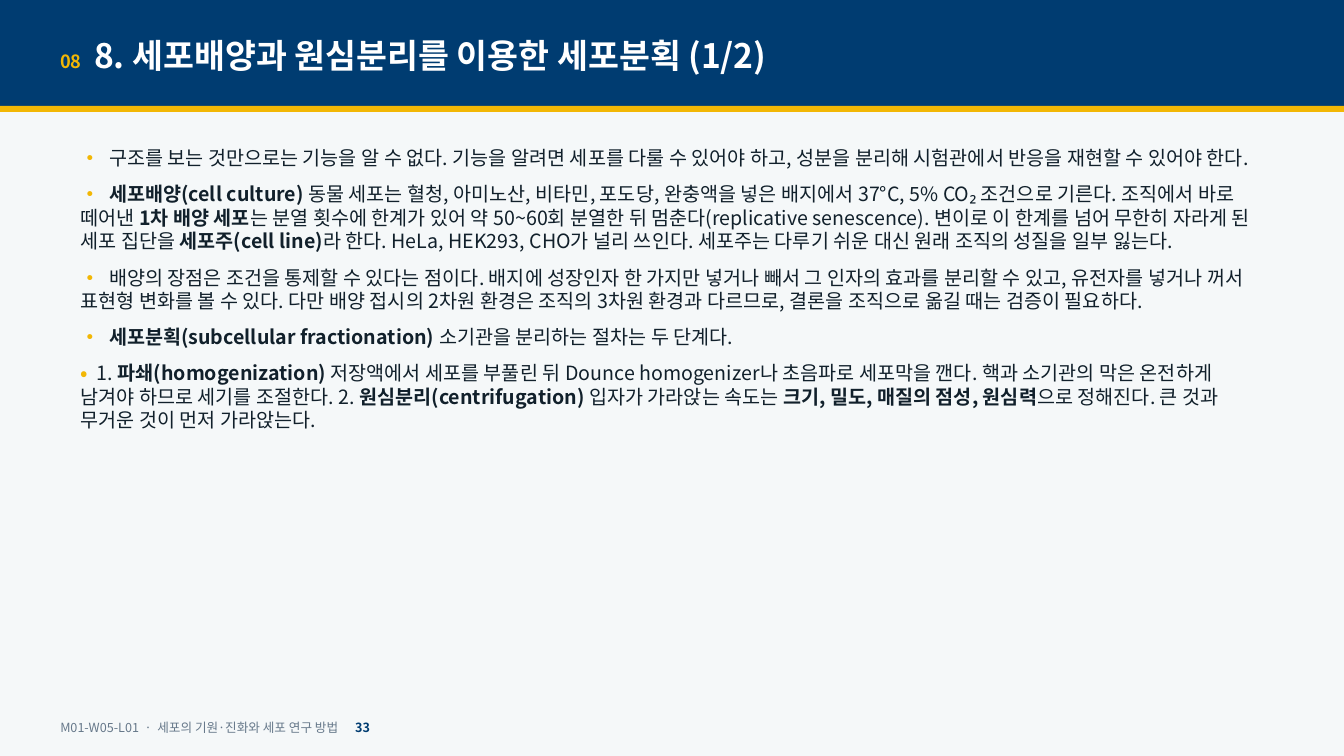
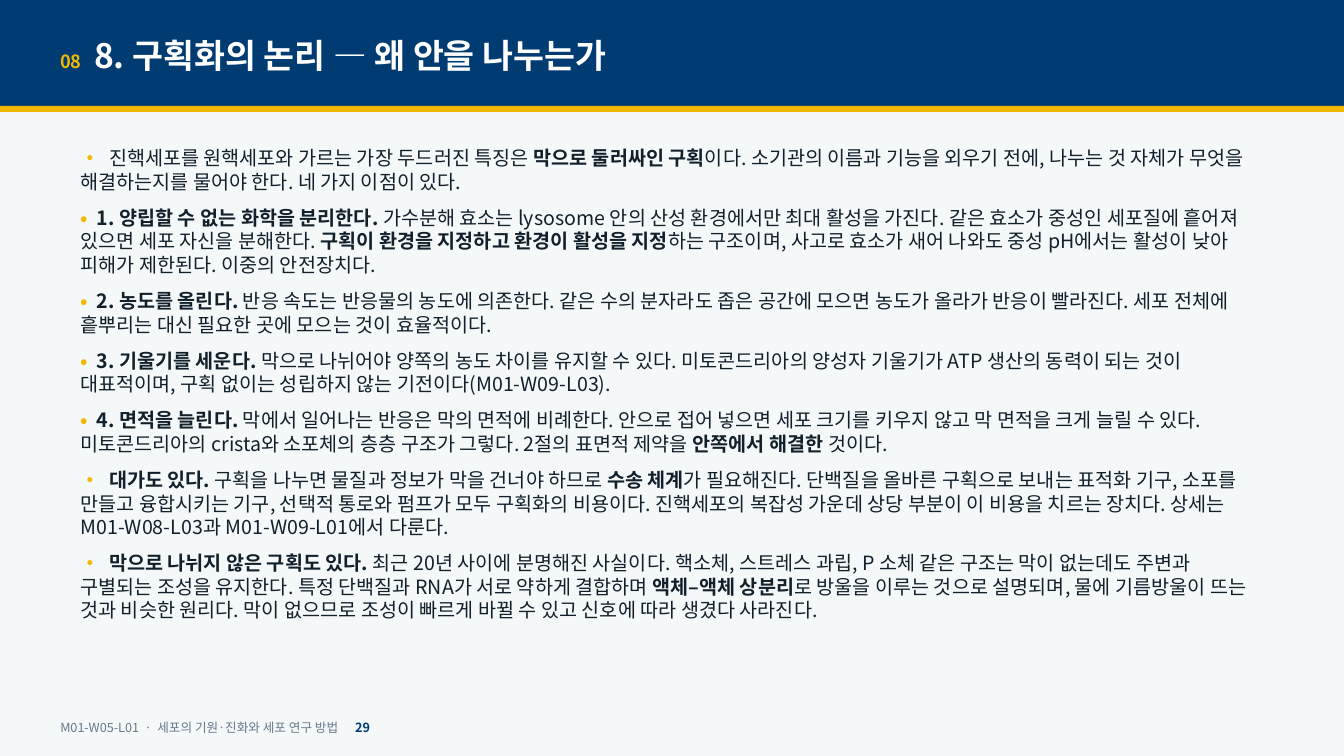
Before and after one commit to hoperiasd2/hoperiasd2.github.io, a slide deck: slide 29 of curriculum/M01/W05/L01/slides.pptx (slide 33 before the commit). Drawn at 1344x756 pixels with LibreOffice and Linux fonts; fonts in the diff are those of the drawing. Boxes give left, top, right and bottom in pixels: in the first picture for what was removed or moved away, otherwise in the second. Text is boxed around its words. In the diff, an @@ line names an element or a change of style, - is before the commit and + after.

```diff
--- a/curriculum/M01/W05/L01/slides.pptx
+++ b/curriculum/M01/W05/L01/slides.pptx
@@ text at [60,39,606,71]: text changed @@
-08 8. 세포배양과 원심분리를 이용한 세포분획 (1/2)
+08 8. 구획화의 논리 — 왜 안을 나누는가
@@ text at [80,148,1246,619]: text changed @@
-• 구조를 보는 것만으로는 기능을 알 수 없다. 기능을 알려면 세포를 다룰 수 있어야 하고, 성분을 분리해 시험관에서 반응을 재현할 수 있어야 한다.
-• 세포배양(cell culture) 동물 세포는 혈청, 아미노산, 비타민, 포도당, 완충액을 넣은 배지에서 37°C, 5% CO₂ 조건으로 기른다. 조직에서 바로 떼어낸 1차 배양 세포는 분열 횟수에 한계가 있어 약 50~60회 분열한 뒤 멈춘다(replicative senescence). 변이로 이 한계를 넘어 무한히 자라게 된 세포 집단을 세포주(cell line)라 한다. HeLa, HEK293, CHO가 널리 쓰인다. 세포주는 다루기 쉬운 대신 원래 조직의 성질을 일부 잃는다.
-• 배양의 장점은 조건을 통제할 수 있다는 점이다. 배지에 성장인자 한 가지만 넣거나 빼서 그 인자의 효과를 분리할 수 있고, 유전자를 넣거나 꺼서 표현형 변화를 볼 수 있다. 다만 배양 접시의 2차원 환경은 조직의 3차원 환경과 다르므로, 결론을 조직으로 옮길 때는 검증이 필요하다.
-• 세포분획(subcellular fractionation) 소기관을 분리하는 절차는 두 단계다.
-• 1. 파쇄(homogenization) 저장액에서 세포를 부풀린 뒤 Dounce homogenizer나 초음파로 세포막을 깬다. 핵과 소기관의 막은 온전하게 남겨야 하므로 세기를 조절한다. 2. 원심분리(centrifugation) 입자가 가라앉는 속도는 크기, 밀도, 매질의 점성, 원심력으로 정해진다. 큰 것과 무거운 것이 먼저 가라앉는다.
+• 진핵세포를 원핵세포와 가르는 가장 두드러진 특징은 막으로 둘러싸인 구획이다. 소기관의 이름과 기능을 외우기 전에, 나누는 것 자체가 무엇을 해결하는지를 물어야 한다. 네 가지 이점이 있다.
+• 1. 양립할 수 없는 화학을 분리한다. 가수분해 효소는 lysosome 안의 산성 환경에서만 최대 활성을 가진다. 같은 효소가 중성인 세포질에 흩어져 있으면 세포 자신을 분해한다. 구획이 환경을 지정하고 환경이 활성을 지정하는 구조이며, 사고로 효소가 새어 나와도 중성 pH에서는 활성이 낮아 피해가 제한된다. 이중의 안전장치다.
+• 2. 농도를 올린다. 반응 속도는 반응물의 농도에 의존한다. 같은 수의 분자라도 좁은 공간에 모으면 농도가 올라가 반응이 빨라진다. 세포 전체에 흩뿌리는 대신 필요한 곳에 모으는 것이 효율적이다.
+• 3. 기울기를 세운다. 막으로 나뉘어야 양쪽의 농도 차이를 유지할 수 있다. 미토콘드리아의 양성자 기울기가 ATP 생산의 동력이 되는 것이 대표적이며, 구획 없이는 성립하지 않는 기전이다(M01-W09-L03).
+• 4. 면적을 늘린다. 막에서 일어나는 반응은 막의 면적에 비례한다. 안으로 접어 넣으면 세포 크기를 키우지 않고 막 면적을 크게 늘릴 수 있다. 미토콘드리아의 crista와 소포체의 층층 구조가 그렇다. 2절의 표면적 제약을 안쪽에서 해결한 것이다.
+• 대가도 있다. 구획을 나누면 물질과 정보가 막을 건너야 하므로 수송 체계가 필요해진다. 단백질을 올바른 구획으로 보내는 표적화 기구, 소포를 만들고 융합시키는 기구, 선택적 통로와 펌프가 모두 구획화의 비용이다. 진핵세포의 복잡성 가운데 상당 부분이 이 비용을 치르는 장치다. 상세는 M01-W08-L03과 M01-W09-L01에서 다룬다.
+• 막으로 나뉘지 않은 구획도 있다. 최근 20년 사이에 분명해진 사실이다. 핵소체, 스트레스 과립, P 소체 같은 구조는 막이 없는데도 주변과 구별되는 조성을 유지한다. 특정 단백질과 RNA가 서로 약하게 결합하며 액체–액체 상분리로 방울을 이루는 것으로 설명되며, 물에 기름방울이 뜨는 것과 비슷한 원리다. 막이 없으므로 조성이 빠르게 바뀔 수 있고 신호에 따라 생겼다 사라진다.
@@ text at [60,721,370,733]: text changed @@
-M01-W05-L01 · 세포의 기원·진화와 세포 연구 방법 33
+M01-W05-L01 · 세포의 기원·진화와 세포 연구 방법 29
```
Also in this commit, not shown: 25 other slides changed, 1 slide added, 13 slides removed, 6 other files.
